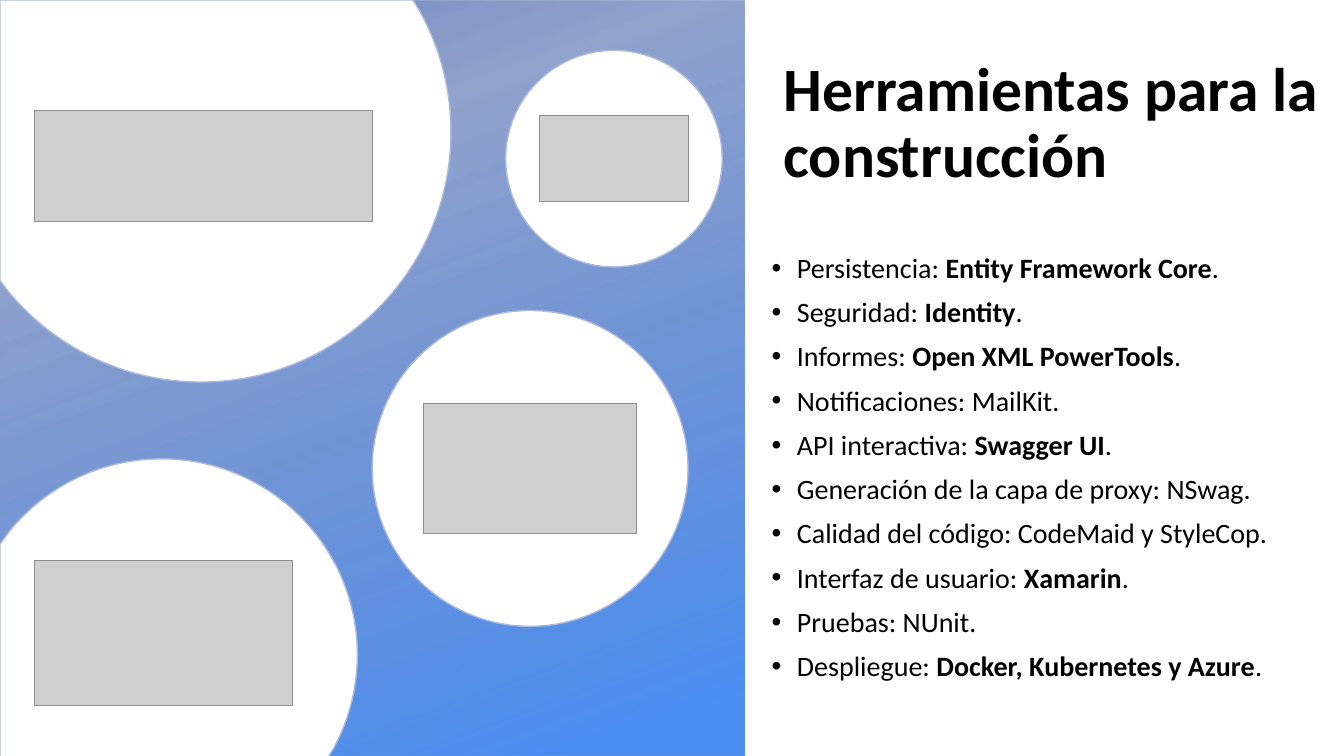
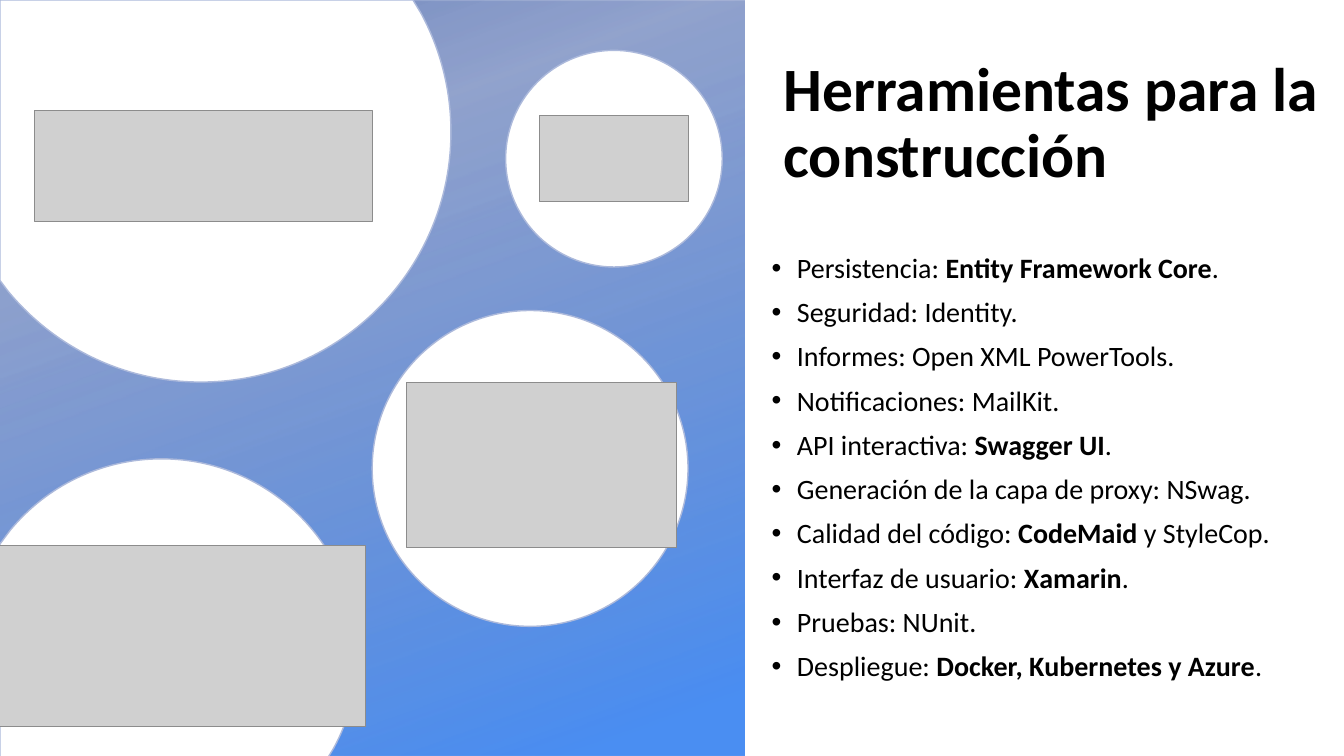
Before and after one commit to VictorIranzo/TFG_Microservices, a slide deck: slide 24 of Trabajo/Presentación/Desarrollo de software basado en microservicios.pptx (slide 21 before the commit). Drawn at 1344x756 pixels with LibreOffice and Linux fonts; fonts in the diff are those of the drawing; grey boxes stand for pictures; background and template pictures are left out. Boxes give left, top, right and bottom in pixels: in the first picture for what was removed or moved away, otherwise in the second. Text is boxed around its words. In the diff, an @@ line names an element or a change of style, - is before the commit and + after.

```diff
--- a/Trabajo/Presentación/Desarrollo de software basado en microservicios.pptx
+++ b/Trabajo/Presentación/Desarrollo de software basado en microservicios.pptx
@@ text at (797, 302, 1270, 548): bold off in "Identity.", "Open XML PowerTools."; bold on in "CodeMaid" @@
@@ picture: place and size @@
-picture at (424, 403, 637, 533)
+picture at (406, 382, 677, 547)
@@ picture: place and size @@
-picture at (34, 561, 291, 706)
+picture at (0, 545, 366, 727)
```
Also in this commit, not shown: 14 other slides changed, 14 slides added, 4 slides removed, 12 other files.
